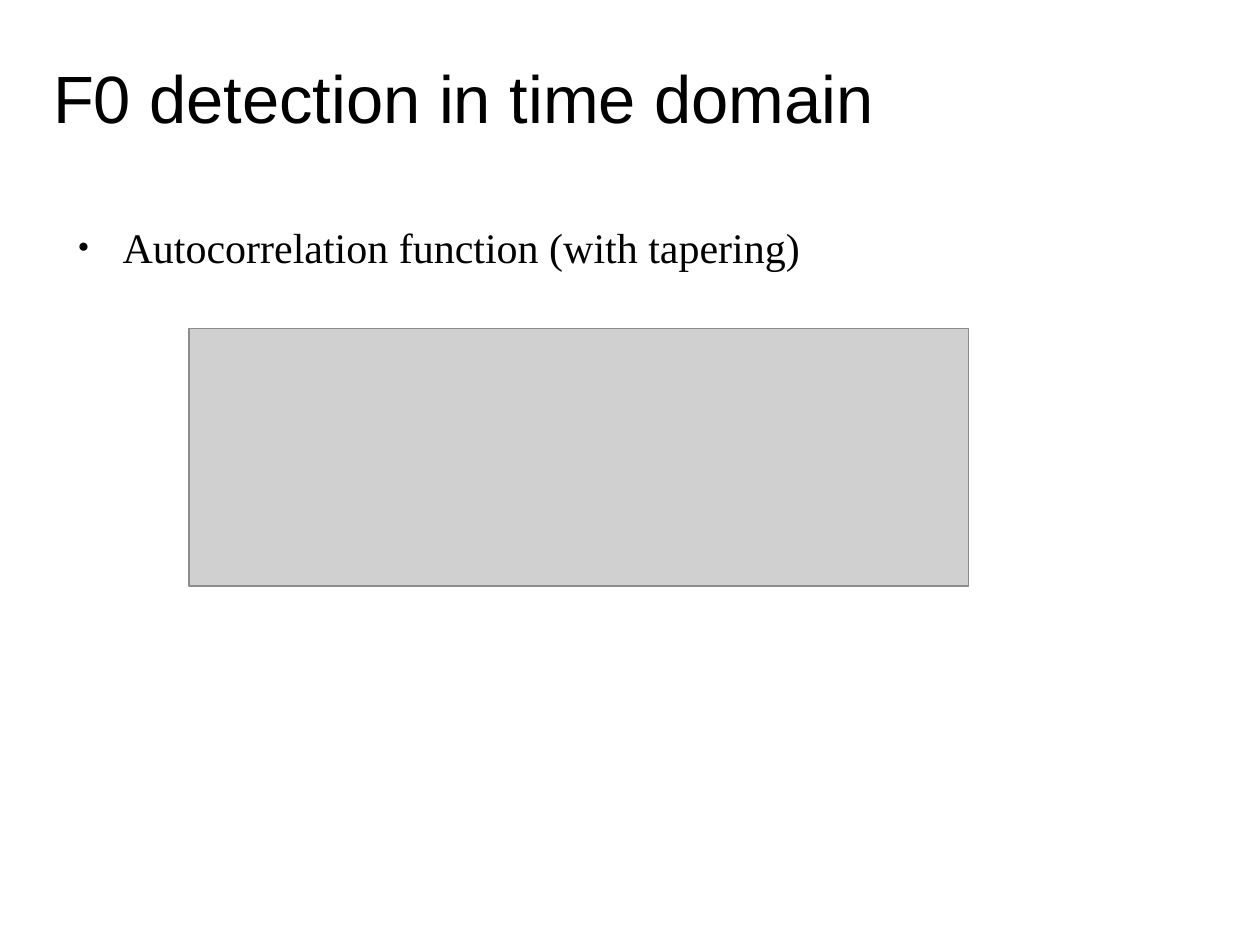
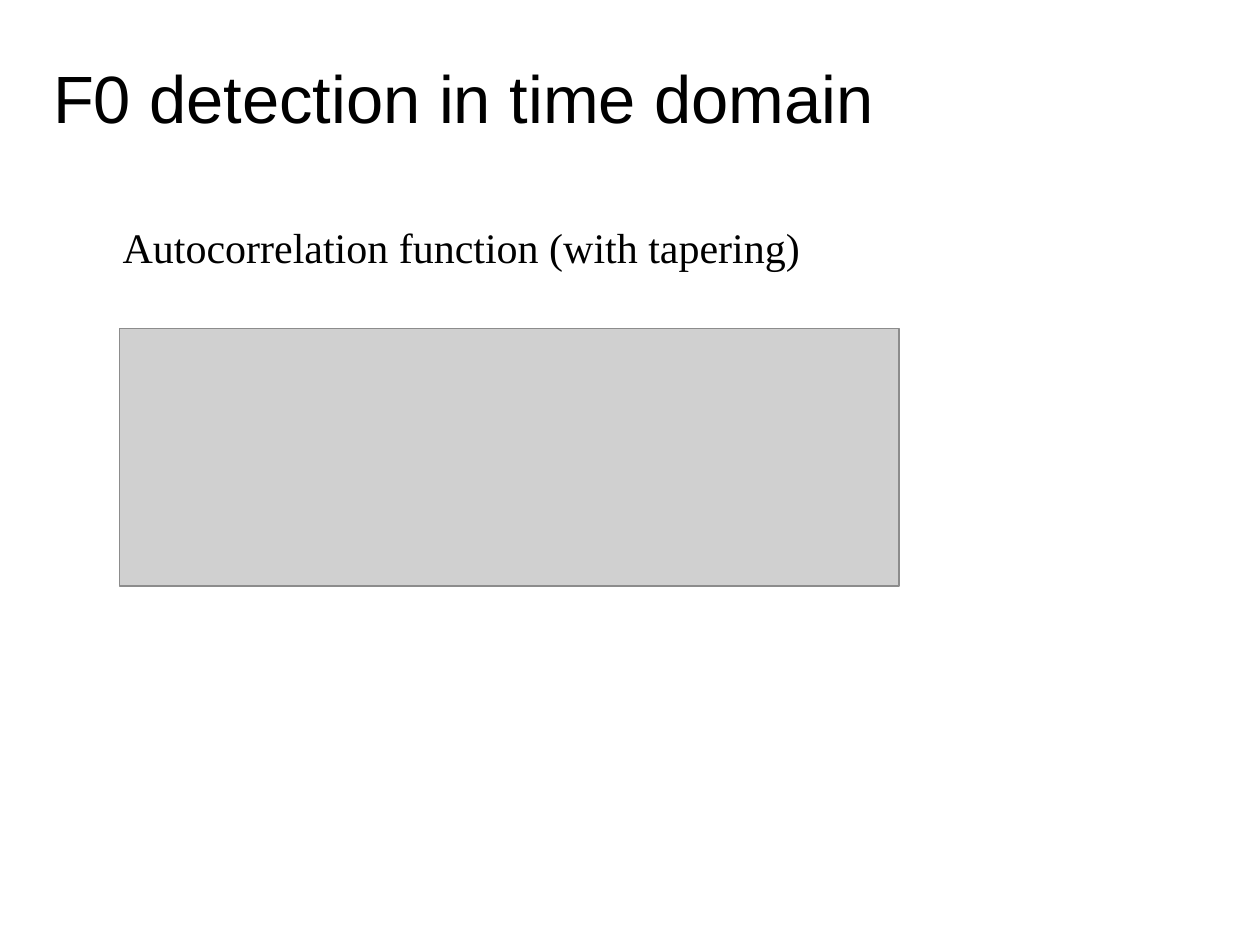
Before and after one commit to MTG/sms-tools, a slide deck: slide 6 of lectures/6-Harmonic-model/F0-detection.odp. Drawn at 1260x945 pixels with LibreOffice and Linux fonts; fonts in the diff are those of the drawing; grey boxes stand for pictures. Boxes give left, top, right and bottom in pixels: in the first picture for what was removed or moved away, otherwise in the second. Text is boxed around its words. In the diff, an @@ line names an element or a change of style, - is before the commit and + after.

```diff
--- a/lectures/6-Harmonic-model/F0-detection.odp
+++ b/lectures/6-Harmonic-model/F0-detection.odp
@@ text "Autocorrelation function (with tapering)" at <box>123,233,800,272</box>: bullet ● to none @@
@@ picture: place and size @@
-picture at <box>189,328,969,586</box>
+picture at <box>120,328,900,586</box>
```
Also in this commit, not shown: 3 other slides changed, 3 other files.
